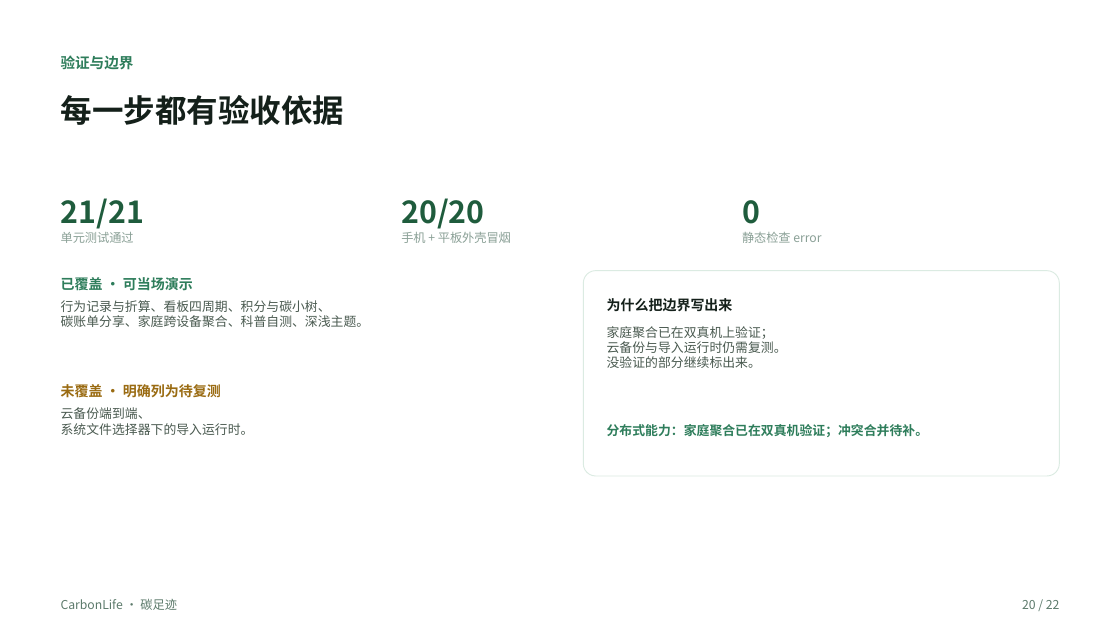
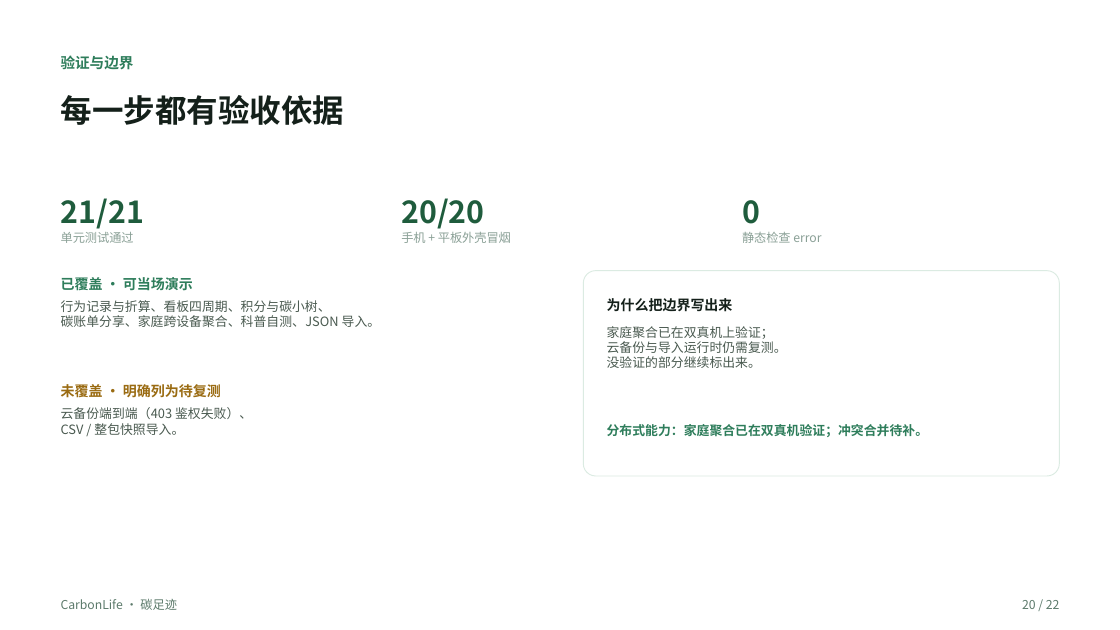
Before and after one commit to zyx-dc/CarbonLife, a slide deck: slide 20 of docs/tasks/ppt/CarbonLife-答辩PPT.pptx. Drawn at 1120x630 pixels with LibreOffice and Linux fonts; fonts in the diff are those of the drawing; background and template pictures are left out. Boxes give left, top, right and bottom in pixels: in the first picture for what was removed or moved away, otherwise in the second. Text is boxed around its words. In the diff, an @@ line names an element or a change of style, - is before the commit and + after.

```diff
--- a/docs/tasks/ppt/CarbonLife-答辩PPT.pptx
+++ b/docs/tasks/ppt/CarbonLife-答辩PPT.pptx
@@ text at (61,315,381,327): text changed @@
-碳账单分享、家庭跨设备聚合、科普自测、深浅主题。
+碳账单分享、家庭跨设备聚合、科普自测、JSON 导入。
@@ text at (61,407,252,435): text changed @@
-云备份端到端、
-系统文件选择器下的导入运行时。
+云备份端到端（403 鉴权失败）、
+CSV / 整包快照导入。
```
Also in this commit, not shown: 1 other slide changed, 5 other files.
